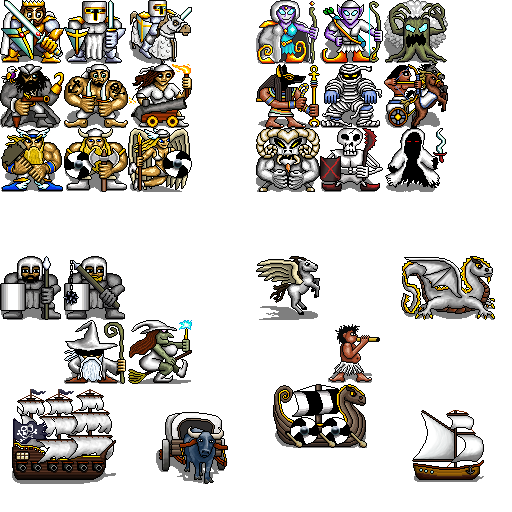
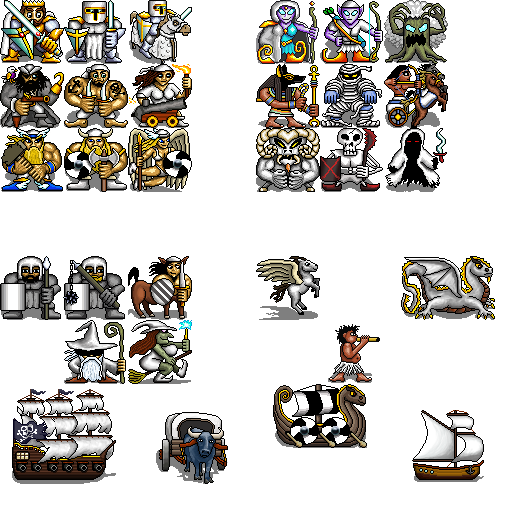
Before/after of a 512px x 512px layered artwork. What changed in the layer stack:
painted on "Colour" over (151, 257, 180, 305)
painted on "Detail" over (128, 256, 192, 319)
painted on "Shadow" over (128, 309, 187, 320)
